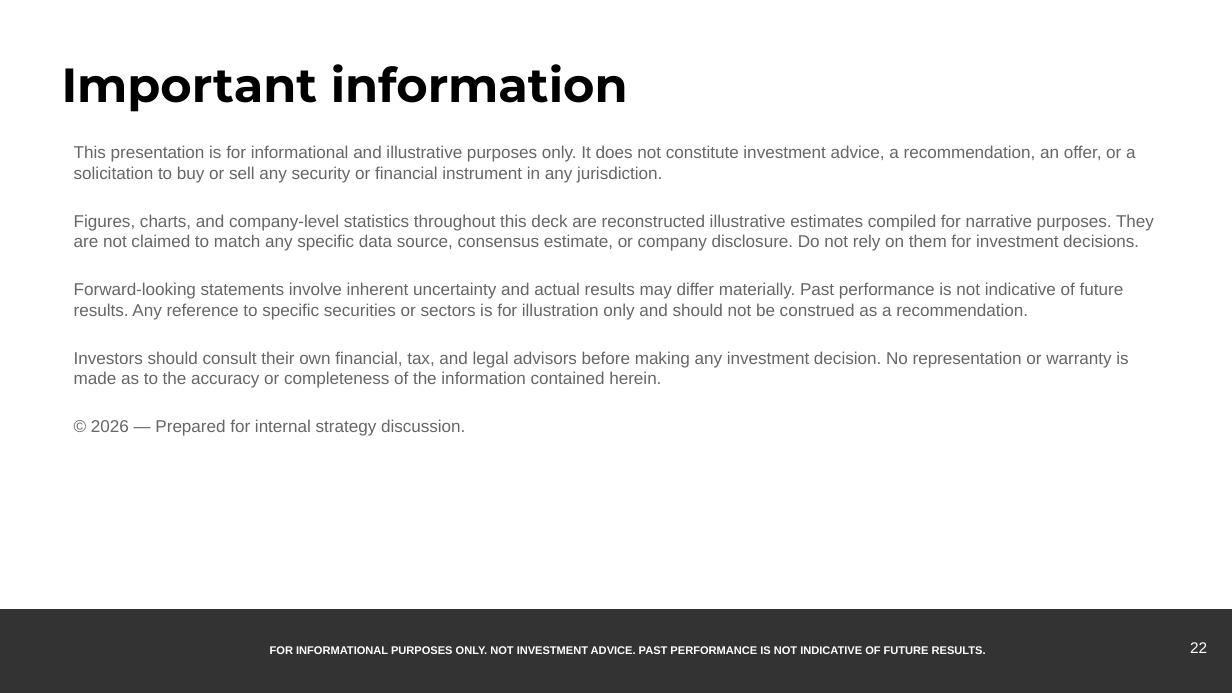
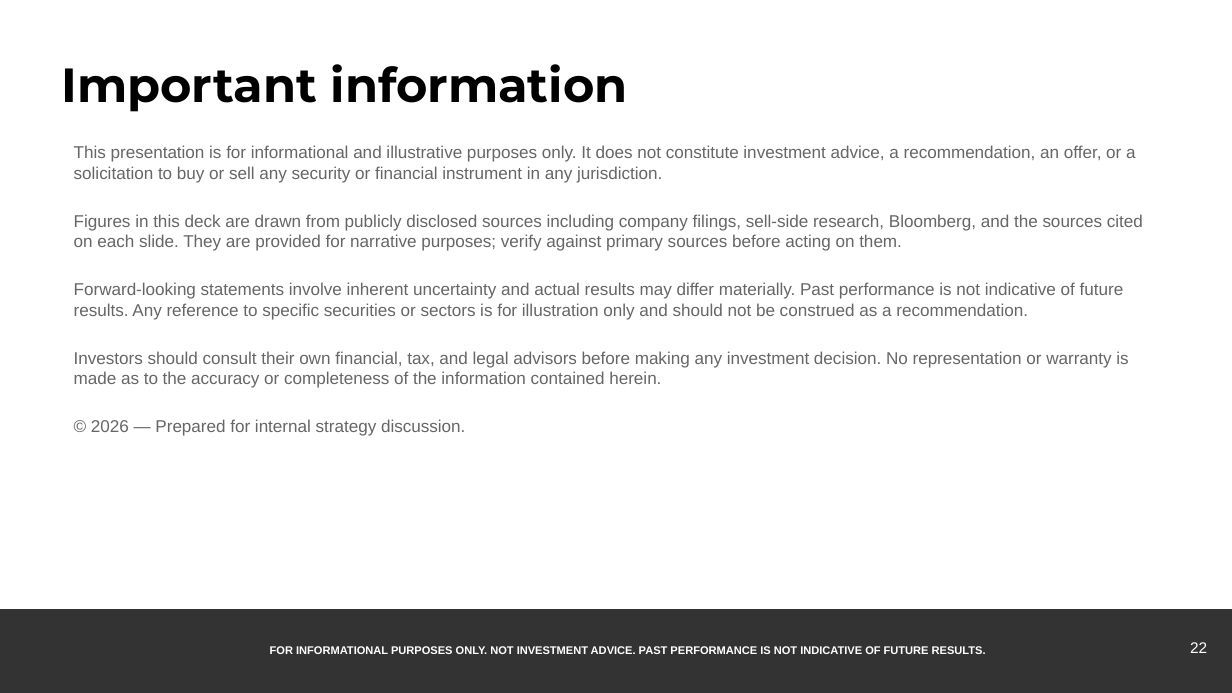
Before and after one commit to samuelcmcclellan-cell/ai-markets-deck, a slide deck: slide 22 of ai-markets-deck.pptx. Drawn at 1232x693 pixels with LibreOffice and Linux fonts; fonts in the diff are those of the drawing. Boxes give left, top, right and bottom in pixels: in the first picture for what was removed or moved away, otherwise in the second. Text is boxed around its words. In the diff, an @@ line names an element or a change of style, - is before the commit and + after.

```diff
--- a/ai-markets-deck.pptx
+++ b/ai-markets-deck.pptx
@@ text at <box>74,214,1143,251</box>: text changed @@
-Figures, charts, and company-level statistics throughout this deck are reconstructed illustrative estimates compiled for narrative purposes. They are not claimed to match any specific data source, consensus estimate, or company disclosure. Do not rely on them for investment decisions.
+Figures in this deck are drawn from publicly disclosed sources including company filings, sell-side research, Bloomberg, and the sources cited on each slide. They are provided for narrative purposes; verify against primary sources before acting on them.
```
Also in this commit, not shown: 5 other slides changed, 16 slides added, 16 slides removed, 23 other files.
